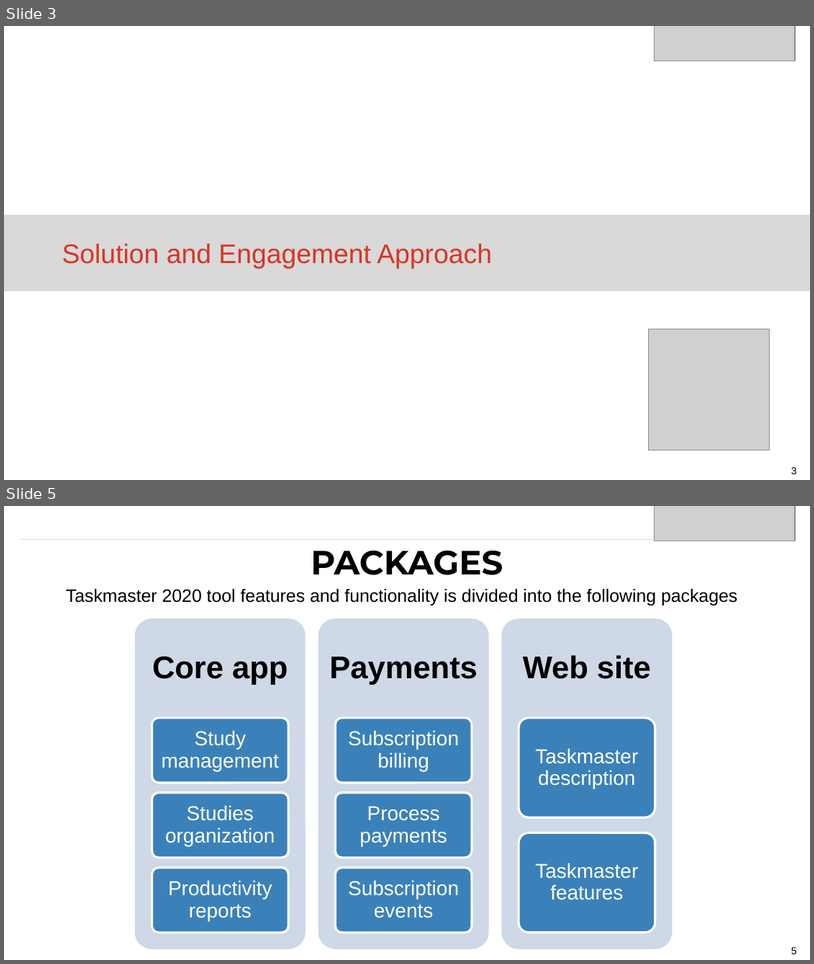
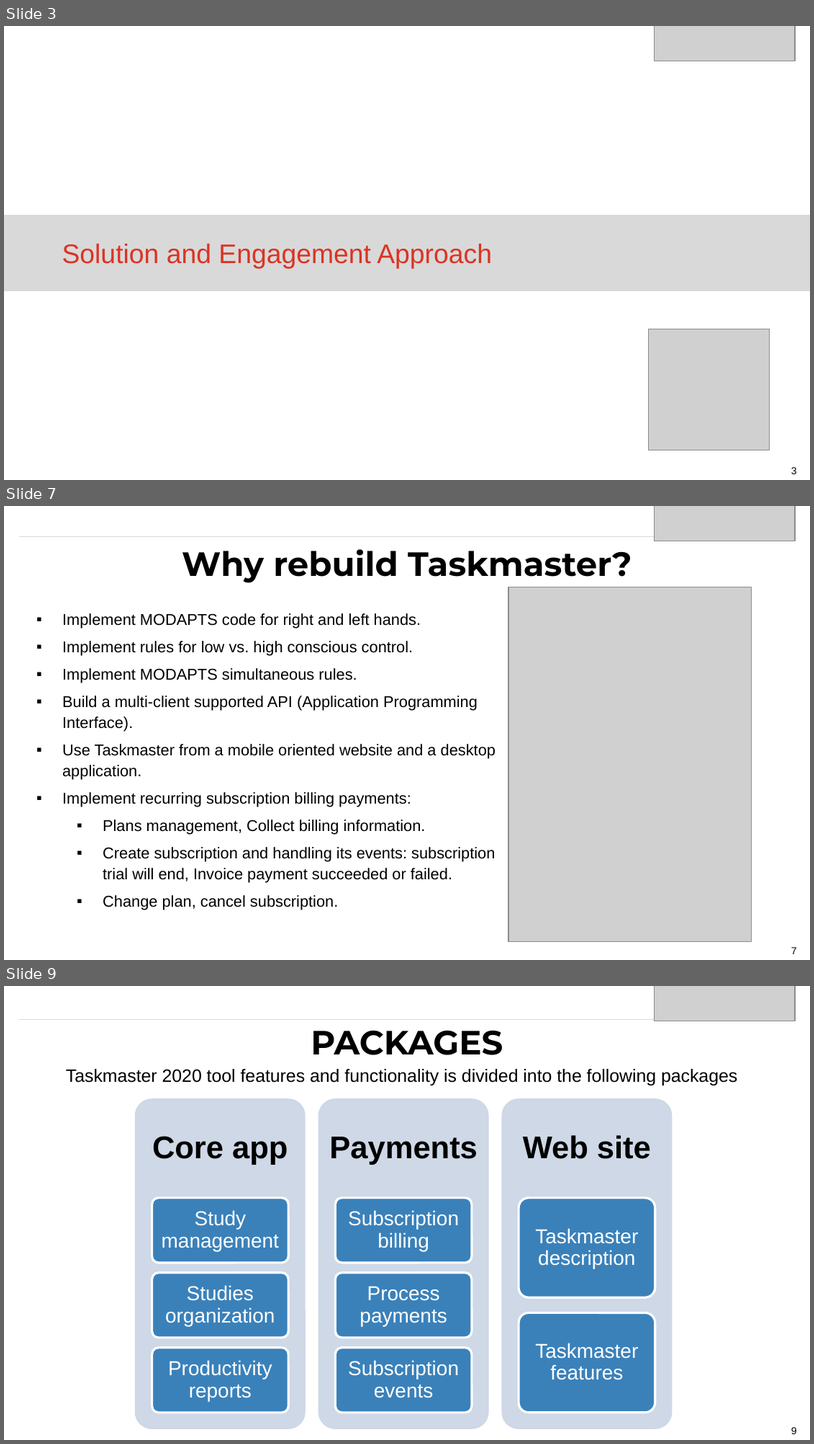
Before and after one commit to eaitbrahim/Taskmaster2020, a slide deck: WorkEstimate/Code Gate Proposal to Eisbrennerpg for Modapts App.pptx. Shown one above the other, each under a label of ours: slides 3 and 5 before the commit, slides 3, 7 and 9 after it; the slides between them are not shown. The pictures are 814x964 and 814x1444 pixels, drawn with LibreOffice and Linux fonts; fonts in the diff are those of the drawing; grey boxes stand for pictures. Boxes give left, top, right and bottom in pixels: in the first picture for what was removed or moved away, otherwise in the second. Text is boxed around its words. In the diff, an @@ line names an element or a change of style, - is before the commit and + after.

Commit message:
Adding more details
Arguments for rebuilding the app from scratch

```diff
--- a/WorkEstimate/Code Gate Proposal to Eisbrennerpg for Modapts App.pptx
+++ b/WorkEstimate/Code Gate Proposal to Eisbrennerpg for Modapts App.pptx
@@ slide 7 added at [4,506,810,960], background #FFFFFF; not listed: 1 template element that a slide beside it also shows @@
@@ picture added at [655,506,796,541] @@
@@ line added from (19, 537) to (795, 537), #D9D9D9 0.75 pt @@
@@ title added at [182,549,632,583], 30 pt, text #000000, bold @@
+Why rebuild Taskmaster?
@@ picture added at [509,587,751,942] @@
@@ text added at [62,613,496,910], 14 pt, text #000000 @@
+▪ Implement MODAPTS code for right and left hands.
+▪ Implement rules for low vs. high conscious control.
+▪ Implement MODAPTS simultaneous rules.
+▪ Build a multi-client supported API (Application Programming Interface).
+▪ Use Taskmaster from a mobile oriented website and a desktop application.
+▪ Implement recurring subscription billing payments:
+  ▪ Plans management, Collect billing information.
+  ▪ Create subscription and handling its events: subscription trial will end, Invoice payment succeeded or failed.
+  ▪ Change plan, cancel subscription.
@@ what was slide 5 is now slide 9 @@
@@ page number at [792,1427,797,1434]: text changed @@
-5
+9
```
Also in this commit, not shown: 1 slide changed, 3 other slides added.
